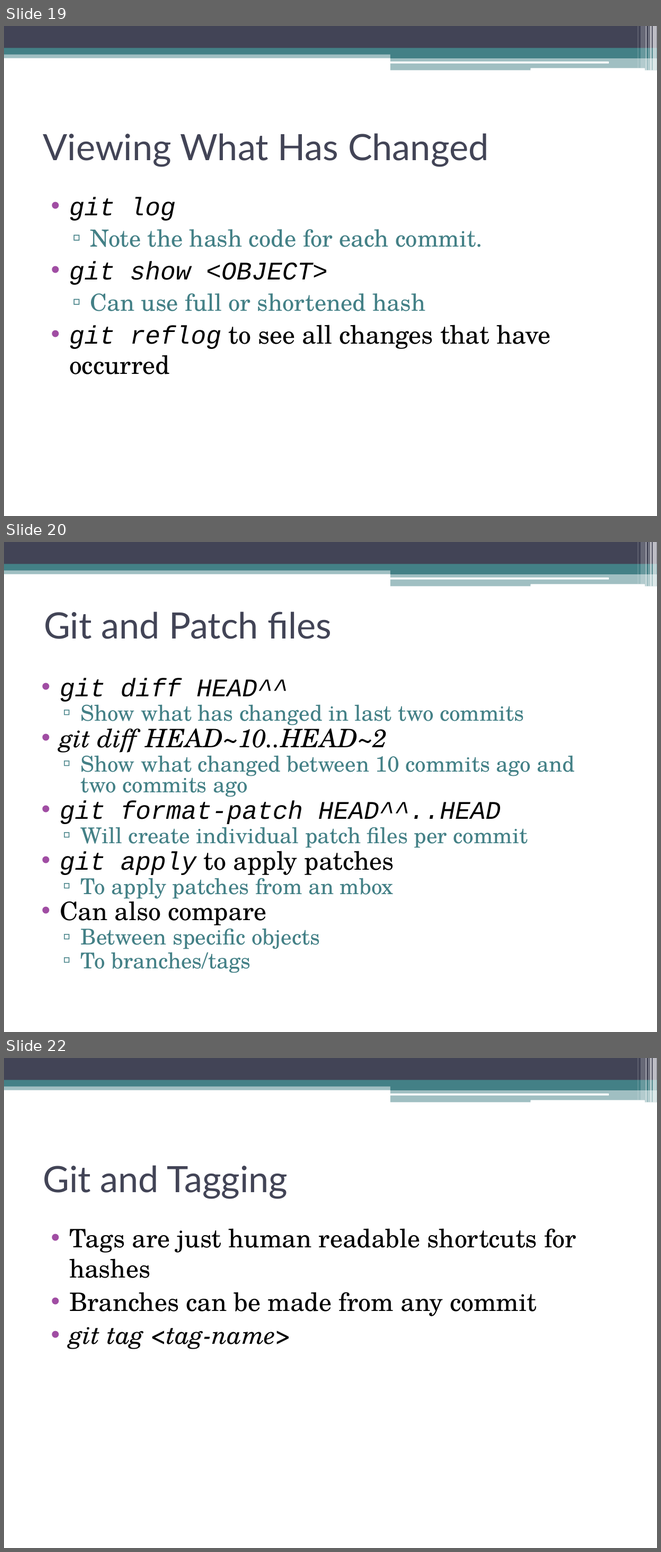
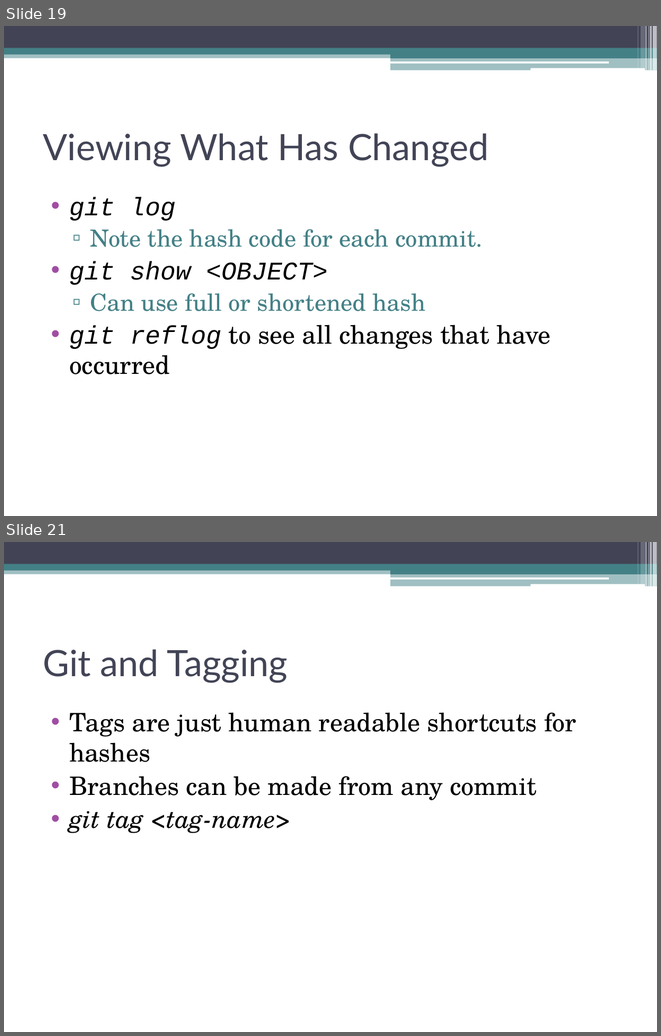
Before and after one commit to venkateshmadala/DevOpsTraining, a slide deck: BitBucket.pptx. Shown one above the other, each under a label of ours: slides 19, 20 and 22 before the commit, slides 19 and 21 after it; the slides between them are not shown. The pictures are 661x1552 and 661x1036 pixels, drawn with LibreOffice and Linux fonts; fonts in the diff are those of the drawing. Boxes give left, top, right and bottom in pixels: in the first picture for what was removed or moved away, otherwise in the second. Text is boxed around its words. In the diff, an @@ line names an element or a change of style, - is before the commit and + after.

```diff
--- a/BitBucket.pptx
+++ b/BitBucket.pptx
@@ slide 20 removed at (4,542,657,1032), background #FFFFFF; not listed: 13 template elements that a slide beside it also shows @@
@@ title removed at (44,611,332,639) @@
-Git and Patch files
@@ text removed at (60,678,575,973) @@
-• git diff HEAD^^
-  ▫ Show what has changed in last two commits
-• git diff HEAD~10..HEAD~2
-  ▫ Show what changed between 10 commits ago and two commits ago
-• git format-patch HEAD^^..HEAD
-  ▫ Will create individual patch files per commit
-• git apply to apply patches
-  ▫ To apply patches from an mbox
-• Can also compare
-  ▫ Between specific objects
-  ▫ To branches/tags
@@ what was slide 22 is now slide 21 @@
```
Also in this commit, not shown: 1 slide changed, 2 slides added, 5 other files.
